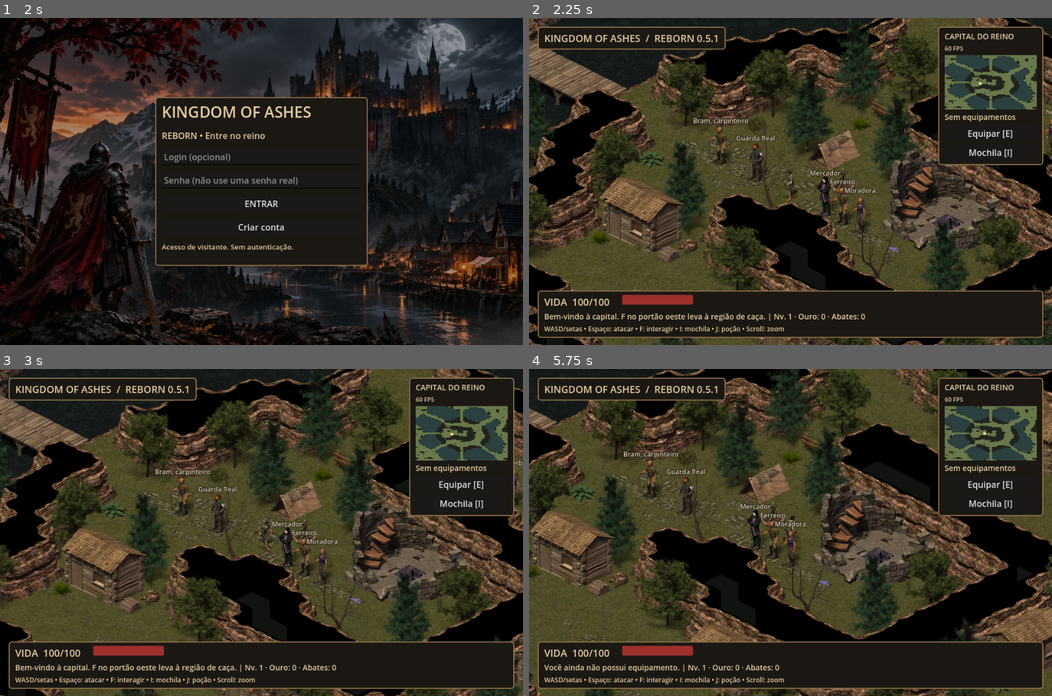
Above: before the commit, frames 1-4 (two rows, left to right).
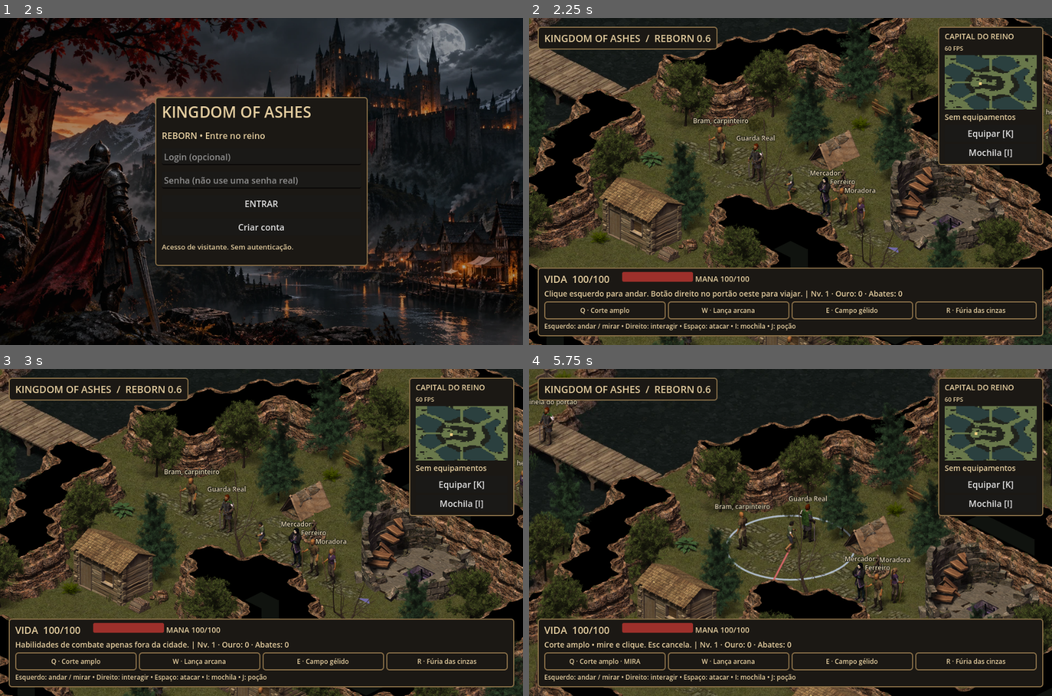
Above: after the commit, the same moments.

Repository: lucas-comex/kingdom-of-ashes
Game: Godot game, scene res://world/world.tscn
The game is run twice, just before and just after one commit, with the same random seed, the same clock (stepped at 60 frames per second) and the same inputs.
Inputs (mouse positions are in pixels of both pictures, inside the frame that each line leads up to):
- Up to frame 1 (2 s): click "Mochila [I]" at 0.5 s; click "Equipar [E]" (after the commit: "Equipar [K]") at 1.25 s
- Up to frame 2 (2.25 s): click "ENTRAR" at 2 s
- Up to frame 3 (3 s): tap Enter at 2.75 s; move the mouse to (376, 516) at 2.77 s; hold D from 2.78 s (still down); tap Q at 2.85 s; click (376, 516) at 2.92 s
- Up to frame 4 (5.75 s): tap Space at 3.02, 3.77, 5.27 s; tap E at 3.05, 3.6 s; move the mouse to (685, 548) at 3.52 s; release D at 3.53 s; hold S 3.53-4.28 s; click (685, 548) at 3.67 s; tap R at 3.8, 4.35 s; move the mouse to (842, 460) at 4.27 s; hold D 4.28-5.03 s; click (842, 460) at 4.42 s; tap K at 4.55, 5.1 s; move the mouse to (764, 597) at 5.02 s; hold W from 5.03 s (still down); click (764, 597) at 5.17 s; tap Q at 5.3 s

Frame 1 is identical in both runs. In frame 2, 10% of the frame differs, in the area x 0-99%, y 0-98%; in frame 3, 37%; in frame 4, 58%, in the area x 0-100%, y 0-100%.

Commit message:
Godot Reborn 0.6: mouse route controls, QWER aimed abilities, right-click interactions, passive shields and animated residents

Diff:
--- a/characters/actor.gd
+++ b/characters/actor.gd
@@ -85,7 +85,7 @@
 			return
 		var row: Array = frames[npc_name][7]
 		for candidate in frames[npc_name]:
-			if int(candidate[0]) == 0 and int(candidate[1]) == 7:
+			if int(candidate[0]) == (frame if state=="run" else 0) and int(candidate[1]) == direction:
 				row = candidate
 				break
 		var sz: Vector2 = Vector2(row[4],row[5]) * 0.44
--- a/interface/hud.gd
+++ b/interface/hud.gd
@@ -16,6 +16,8 @@
 var quest_panel: PanelContainer
 var quest_text: Label
 var status_cache: String = ""
+var skill_labels: Array[Label] = []
+var mana_label: Label
 
 func panel_style() -> StyleBoxFlat:
 	var s := StyleBoxFlat.new()
@@ -46,7 +48,7 @@
 	root.add_child(top)
 	top.position=Vector2(16,16)
 	top.add_theme_stylebox_override("panel",panel_style())
-	var title:=make_label("KINGDOM OF ASHES  /  REBORN 0.5.1",18)
+	var title:=make_label("KINGDOM OF ASHES  /  REBORN 0.6",18)
 	top.add_child(title)
 	var side:=PanelContainer.new()
 	root.add_child(side)
@@ -76,7 +78,7 @@
 	details=make_label("Equipamento",14)
 	col.add_child(details)
 	var e:=Button.new()
-	e.text="Equipar [E]"
+	e.text="Equipar [K]"
 	e.pressed.connect(world.toggle_equipment)
 	col.add_child(e)
 	var g:=Button.new()
@@ -88,7 +90,7 @@
 	bottom.set_anchors_and_offsets_preset(Control.PRESET_BOTTOM_WIDE)
 	bottom.offset_left=16
 	bottom.offset_right=-16
-	bottom.offset_top=-100
+	bottom.offset_top=-142
 	bottom.offset_bottom=-16
 	bottom.add_theme_stylebox_override("panel",panel_style())
 	var box:=VBoxContainer.new()
@@ -106,6 +108,8 @@
 	fill.set_corner_radius_all(3)
 	life.add_theme_stylebox_override("fill",fill)
 	line.add_child(life)
+	mana_label=make_label("MANA 100/100",14)
+	line.add_child(mana_label)
 	var spacer:=Control.new()
 	spacer.size_flags_horizontal=Control.SIZE_EXPAND_FILL
 	line.add_child(spacer)
@@ -114,7 +118,19 @@
 	status.custom_minimum_size=Vector2(220,20)
 	status.size_flags_horizontal=Control.SIZE_EXPAND_FILL
 	box.add_child(status)
-	var help:=make_label("WASD/setas • Espaço: atacar • F: interagir • I: mochila • J: poção • Scroll: zoom",12)
+	var skills:=HBoxContainer.new()
+	box.add_child(skills)
+	for n in range(4):
+		var skill:=PanelContainer.new()
+		skill.size_flags_horizontal=Control.SIZE_EXPAND_FILL
+		skill.add_theme_stylebox_override("panel",panel_style())
+		skill.mouse_filter=Control.MOUSE_FILTER_IGNORE
+		skills.add_child(skill)
+		var caption:=make_label("",12)
+		caption.horizontal_alignment=HORIZONTAL_ALIGNMENT_CENTER
+		skill.add_child(caption)
+		skill_labels.append(caption)
+	var help:=make_label("Esquerdo: andar / mirar • Direito: interagir • Espaço: atacar • I: mochila • J: poção",12)
 	box.add_child(help)
 	bag=PanelContainer.new()
 	root.add_child(bag)
@@ -215,6 +231,10 @@
 	if not is_instance_valid(life):
 		return
 	life.value=world.hero.hp
+	mana_label.text="MANA %d/100" % int(world.mana)
+	for n in range(skill_labels.size()):
+		var cd: float = world.cooldowns[n]
+		skill_labels[n].text="%s · %s%s" % [["Q","W","E","R"][n],world.SKILL_NAMES[n],(" · %.1fs" % cd) if cd>0.0 else (" · MIRA" if world.aim==n else "")]
 	if is_instance_valid(shop):
 		if world.pos.distance_to(world.merchant_cell())>2.5:
 			shop.hide()
--- a/project.godot
+++ b/project.godot
@@ -3,7 +3,7 @@
 
 [application]
 config/name="Kingdom of Ashes Reborn"
-config/version="0.5.1"
+config/version="0.6"
 run/main_scene="res://world/world.tscn"
 config/features=PackedStringArray("4.4", "GL Compatibility")
 
--- a/world/world.gd
+++ b/world/world.gd
@@ -23,6 +23,21 @@
 var hud_clock: float = 0.0
 var cull_clock: float = 0.0
 var has_gear: bool = false
+var mouse_walk: bool = false
+var repath_clock: float = 0.0
+var aim: int = -1
+var mana: float = 100.0
+var cooldowns: Array[float] = [0.0,0.0,0.0,0.0]
+const SKILL_NAMES = ["Corte amplo","Lança arcana","Campo gélido","Fúria das cinzas"]
+const SKILL_RANGE = [2.6,6.0,5.0,5.0]
+const SKILL_COST = [8.0,14.0,20.0,35.0]
+const SKILL_CD = [3.0,5.0,8.0,18.0]
+var effect_time: float = 0.0
+var effect_from := Vector2.ZERO
+var effect_to := Vector2.ZERO
+var effect_kind: int = 0
+var slow_time: float = 0.0
+var npc_clock: float = 0.0
 var enemy_pos := Vector2(HUNT)
 var route: Array[Vector2i] = []
 var enemy_route: Array[Vector2i] = []
@@ -164,7 +179,9 @@
 		person.actor_label = info[1]
 		person.position = iso(Vector2(info[2]))
 		ordered.add_child(person)
-		residents.append({"actor":person,"name":info[1],"cell":Vector2(info[2])})
+		var anchor: Vector2 = Vector2(info[2])
+		var npc_route: Array[Vector2i] = []
+		residents.append({"actor":person,"name":info[1],"cell":anchor,"anchor":anchor,"route":npc_route,"wait":randf_range(1.0,4.0),"fixed":str(info[1]) in ["Mercador","Ferreiro","Sentinela do portão"]})
 
 	pos = Vector2(CAPITAL_START if area=="capital" else START)
 	step_from=pos
@@ -174,7 +191,13 @@
 	hero.position=iso(pos)
 	enemy.visible=area=="outpost"
 	target=false
+	route.clear()
+	mouse_walk=false
+	aim=-1
+	effect_time=0.0
+	slow_time=0.0
 	enemy_route.clear()
+	queue_redraw()
 	attack_requested=false
 	attack_time=0.0
 	if area=="outpost":
@@ -185,7 +208,7 @@
 	if cam.is_inside_tree():
 		cam.reset_smoothing()
 	cull_objects()
-	message="Bem-vindo à capital. F no portão oeste leva à região de caça." if area=="capital" else "F junto ao posto de viagem retorna à capital."
+	message="Clique esquerdo para andar. Botão direito no portão oeste para viajar." if area=="capital" else "Botão direito no posto de viagem para voltar."
 
 func cull_objects() -> void:
 	var center: Vector2 = hero.position
@@ -263,8 +286,183 @@
 	return out
 
 func walk_to(p: Vector2i) -> void:
-	destination = nearest(p)
-	route = path(cell(pos),destination)
+	var origin: Vector2i = cell(step_to) if step_elapsed<step_duration else cell(pos)
+	var requested: Vector2i = p.clamp(Vector2i.ZERO,Vector2i(63,63))
+	if requested==destination and not route.is_empty():
+		return
+	destination=requested
+	route.clear()
+	if requested==origin:
+		return
+	if valid(requested):
+		route=path(origin,requested)
+		if not route.is_empty():
+			return
+	# Clicks on buildings find an accessible nearby tile rather than crossing walls.
+	for radius in range(1,5):
+		for dy in range(-radius,radius+1):
+			for dx in range(-radius,radius+1):
+				if maxi(absi(dx),absi(dy))!=radius:
+					continue
+				var candidate := requested+Vector2i(dx,dy)
+				if not valid(candidate):
+					continue
+				if candidate==origin:
+					return
+				var candidate_route := path(origin,candidate)
+				if not candidate_route.is_empty():
+					route=candidate_route
+					return
+
+func move_route(dt: float) -> bool:
+	var remaining: float = dt
+	var moved: bool = false
+	while remaining>0.00001:
+		if step_elapsed>=step_duration:
+			if route.is_empty():
+				break
+			var from := cell(pos)
+			var next: Vector2i = route.pop_front()
+			if next==from:
+				continue
+			if not can_step(from,next):
+				route.clear()
+				break
+			step_from=Vector2(from)
+			step_to=Vector2(next)
+			step_duration=WALK_SECONDS*Vector2(next-from).length()
+			step_elapsed=0.0
+			hero.face(iso(step_to)-iso(step_from))
+		var part: float = minf(remaining,step_duration-step_elapsed)
+		step_elapsed=minf(step_duration,step_elapsed+part)
+		remaining-=part
+		pos=step_from.lerp(step_to,step_elapsed/step_duration)
+		moved=true
+	return moved
+
+func stop_route() -> void:
+	mouse_walk=false
+	route.clear()
+
+func tick_residents(dt: float) -> void:
+	for resident in residents:
+		var actor: Actor = resident["actor"]
+		var at: Vector2 = resident["cell"]
+		actor.visible=at.distance_to(pos)<15.0
+		if resident["fixed"] or not actor.visible:
+			continue
+		var steps: Array[Vector2i] = resident["route"]
+		if steps.is_empty():
+			resident["wait"]=float(resident["wait"])-dt
+			if resident["wait"]<=0.0:
+				resident["wait"]=randf_range(2.0,5.0)
+				var anchor: Vector2 = resident["anchor"]
+				var to := cell(anchor)+Vector2i(randi_range(-3,3),randi_range(-3,3))
+				if valid(to) and to.distance_to(cell(pos))>1.0:
+					steps=path(cell(at),to)
+					resident["route"]=steps
+		var next := advance(at,steps,dt,1.15)
+		var moving: bool = next.distance_to(at)>.0001
+		if moving:
+			actor.face(iso(next)-iso(at))
+			resident["cell"]=next
+			actor.position=iso(next)
+		actor.animate("run" if moving else "stance",dt)
+
+func begin_aim(index: int) -> void:
+	if not playing:
+		return
+	stop_route()
+	if aim==index:
+		aim=-1
+	elif cooldowns[index]>0.0:
+		message="Habilidade em recarga."
+	elif mana<SKILL_COST[index]:
+		message="Mana insuficiente."
+	else:
+		aim=index
+		message=SKILL_NAMES[index]+" • mire e clique. Esc cancela."
+	queue_redraw()
+
+func clear_line(from: Vector2, to: Vector2) -> bool:
+	var samples: int = maxi(1,ceili(from.distance_to(to)*5.0))
+	for n in range(1,samples+1):
+		if not valid(cell(from.lerp(to,float(n)/samples))):
+			return false
+	return true
+
+func cast_at(point: Vector2) -> bool:
+	if aim<0:
+		return false
+	var index: int = aim
+	var d: Vector2 = point-pos
+	if area!="outpost":
+		message="Habilidades de combate apenas fora da cidade."
+		aim=-1
+		queue_redraw()
+		return false
+	if d.length()>SKILL_RANGE[index] or not clear_line(pos,point):
+		message="Alvo fora de alcance ou atrás de obstáculo."
+		return false
+	if cooldowns[index]>0.0 or mana<SKILL_COST[index]:
+		aim=-1
+		return false
+	var hit: bool = false
+	if enemy.hp>0 and clear_line(pos,enemy_pos):
+		match index:
+			0:
+				hit=enemy_pos.distance_to(pos)<=2.6 and d.normalized().dot((enemy_pos-pos).normalized())>=.45
+			1:
+				var segment: Vector2 = Geometry2D.get_closest_point_to_segment(enemy_pos,pos,point)
+				hit=segment.distance_to(enemy_pos)<=.70
+			2:
+				hit=enemy_pos.distance_to(point)<=1.8
+			3:
+				hit=enemy_pos.distance_to(point)<=2.5
+	mana-=SKILL_COST[index]
+	cooldowns[index]=SKILL_CD[index]
+	hero.face(iso(point)-iso(pos))
+	attack_time=.40
+	effect_kind=index
+	effect_from=iso(pos)
+	effect_to=iso(point)
+	effect_time=.4
+	aim=-1
+	message=SKILL_NAMES[index]+(" acertou!" if hit else " • errou o alvo.")
+	if hit:
+		if index==2:
+			slow_time=3.0
+		damage_enemy([22,30,20,55][index])
+	queue_redraw()
+	return true
+
+func _draw() -> void:
+	if not playing:
+		return
+	if not route.is_empty():
+		draw_arc(iso(Vector2(route.back())),11.0,0.0,TAU,24,Color("#d8c88d"),2.0,true)
+	if aim>=0:
+		var at := iso(pos)
+		var reach: float = SKILL_RANGE[aim]
+		var ellipse := PackedVector2Array()
+		for n in range(65):
+			var angle: float = TAU*n/64.0
+			ellipse.append(iso(pos+Vector2(cos(angle),sin(angle))*reach))
+		draw_polyline(ellipse,Color(0.77,0.83,0.93,.8),2.0,true)
+		var mouse := get_global_mouse_position()
+		var allowed: bool = uniso(mouse).distance_to(pos)<=reach
+		var tint := Color("#a4c5ee") if allowed else Color("#ce6666")
+		draw_line(at,mouse,tint,2.0,true)
+		var radius: float = 18.0 if aim<2 else (46.0 if aim==2 else 65.0)
+		draw_arc(mouse,radius,0.0,TAU,48,tint,2.0,true)
+	if effect_time>0.0:
+		var tint: Color = [Color("#e4c08a"),Color("#94cfff"),Color("#a8e3ec"),Color("#e67843")][effect_kind]
+		if effect_kind<2:
+			draw_line(effect_from,effect_to,tint,5.0,true)
+		else:
+			draw_arc(effect_to,46.0 if effect_kind==2 else 65.0,0.0,TAU,48,tint,4.0,true)
+	if target and enemy.hp>0 and area=="outpost":
+		draw_arc(iso(enemy_pos),19.0,0.0,TAU,36,Color("#dba85b"),2.0,true)
 
 func advance(p: Vector2, steps: Array[Vector2i], dt: float, speed: float) -> Vector2:
 	if steps.is_empty():
@@ -397,24 +595,68 @@
 func _unhandled_input(event: InputEvent) -> void:
 	if not playing or not is_instance_valid(hero):
 		return
-	if event is InputEventMouseButton and event.pressed:
+	if event is InputEventMouseButton:
+		if not event.pressed:
+			if event.button_index==MOUSE_BUTTON_LEFT:
+				mouse_walk=false
+			return
+		var click: Vector2 = get_global_mouse_position()
 		match event.button_index:
 			MOUSE_BUTTON_WHEEL_UP:
 				cam.zoom = Vector2.ONE * minf(1.7,cam.zoom.x+.1)
 			MOUSE_BUTTON_WHEEL_DOWN:
 				cam.zoom = Vector2.ONE * maxf(.8,cam.zoom.x-.1)
 			MOUSE_BUTTON_LEFT:
-				var click: Vector2 = get_global_mouse_position()
-				if area=="outpost" and click.distance_to(enemy.position-Vector2(0,24)) < 36:
-					if enemy.hp > 0:
-						target = true
-						message = "Alvo selecionado."
+				var enemy_clicked: bool = area=="outpost" and click.distance_to(enemy.position-Vector2(0,24))<36.0
+				if aim>=0:
+					cast_at(enemy_pos if enemy_clicked and enemy.hp>0 else uniso(click))
+				elif enemy_clicked:
+					stop_route()
+					target=enemy.hp>0
+					message="Alvo selecionado. Espaço ou QWER para atacar." if target else "Botão direito para saquear."
+				else:
+					target=false
+					mouse_walk=true
+					repath_clock=.14
+					walk_to(cell(uniso(click)))
+				queue_redraw()
+			MOUSE_BUTTON_RIGHT:
+				if aim>=0:
+					aim=-1
+					queue_redraw()
+					return
+				stop_route()
+				var clicked_cell := uniso(click)
+				if area=="outpost" and enemy.hp<=0 and click.distance_to(enemy.position-Vector2(0,12))<40.0:
+					collect_loot()
+				elif clicked_cell.distance_to(Vector2(CAPITAL_GATE if area=="capital" else OUTPOST_GATE))<=2.0:
+					if pos.distance_to(Vector2(CAPITAL_GATE if area=="capital" else OUTPOST_GATE))<=2.0:
+						load_area("outpost" if area=="capital" else "capital")
 					else:
-						collect_loot()
+						message="Aproxime-se do portão."
 				else:
-					target = false
+					var clicked: bool = false
+					for resident in residents:
+						var actor: Actor = resident["actor"]
+						if click.distance_to(actor.position-Vector2(0,25))<33.0:
+							clicked=true
+							if pos.distance_to(resident["cell"])<=2.5:
+								interact()
+							else:
+								message="Aproxime-se do morador."
+							break
+					if not clicked:
+						message="Botão direito: interaja com portões, NPCs e corpos."
 	if event is InputEventKey and event.pressed and not event.echo:
 		match event.physical_keycode:
+			KEY_Q: begin_aim(0)
+			KEY_W: begin_aim(1)
+			KEY_E: begin_aim(2)
+			KEY_R: begin_aim(3)
+			KEY_ESCAPE:
+				aim=-1
+				stop_route()
+				queue_redraw()
 			KEY_SPACE:
 				attack_requested = true
 			KEY_F:
@@ -423,7 +665,7 @@
 				use_potion()
 			KEY_I:
 				hud.toggle_bag()
-			KEY_E:
+			KEY_K:
 				toggle_equipment()
 			KEY_G:
 				toggle_gender()
@@ -434,7 +676,7 @@
 		return
 	gold-=60
 	has_gear=true
-	message="Conjunto adquirido. E para equipar."
+	message="Conjunto adquirido. K para equipar."
 	hud.update_view()
 
 func toggle_equipment() -> void:
@@ -449,9 +691,12 @@
 	hero.gender = "female" if hero.gender == "male" else "male"
 	hero.queue_redraw()
 
-func damage_enemy() -> void:
-	var damage: int = 20 if hero.equipment else 10
+func damage_enemy(amount: int = -1) -> void:
+	if enemy.hp<=0:
+		return
+	var damage: int = amount if amount>=0 else (20 if hero.equipment else 10)
 	enemy.hp = maxi(0,enemy.hp-damage)
+	enemy.queue_redraw()
 	message = "Golpe certeiro · %d de dano" % damage
 	if enemy.hp == 0:
 		kills += 1
@@ -472,11 +717,29 @@
 		return
 	attack_time = maxf(0,attack_time-dt)
 	enemy_attack = maxf(0,enemy_attack-dt)
-	var screen := read_movement()
-	var moving := move_input(screen,dt)
+	mana=minf(100.0,mana+dt*2.0)
+	for n in range(4):
+		cooldowns[n]=maxf(0.0,cooldowns[n]-dt)
+	slow_time=maxf(0.0,slow_time-dt)
+	if effect_time>0.0:
+		effect_time=maxf(0.0,effect_time-dt)
+		queue_redraw()
+	if mouse_walk and not Input.is_mouse_button_pressed(MOUSE_BUTTON_LEFT):
+		mouse_walk=false
+	repath_clock-=dt
+	if mouse_walk and aim<0 and repath_clock<=0.0:
+		repath_clock=.14
+		walk_to(cell(uniso(get_global_mouse_position())))
+	var moving := move_route(dt)
+	if moving or aim>=0 or target:
+		queue_redraw()
+	npc_clock+=dt
+	if npc_clock>=.10:
+		tick_residents(npc_clock)
+		npc_clock=0.0
 	if attack_requested:
 		attack_requested = false
-		if area=="outpost" and enemy.hp > 0 and pos.distance_to(enemy_pos)<=1.5 and attack_time<=0:
+		if target and area=="outpost" and enemy.hp > 0 and pos.distance_to(enemy_pos)<=1.5 and attack_time<=0 and clear_line(pos,enemy_pos):
 			target = true
 			hero.face(iso(enemy_pos)-iso(pos))
 			attack_time=0.52
@@ -498,13 +761,13 @@
 			if think<=0:
 				think=.35
 				enemy_route=path(cell(enemy_pos),cell(pos))
-			enemy_pos=advance(enemy_pos,enemy_route,dt,1.65)
+			enemy_pos=advance(enemy_pos,enemy_route,dt,0.85 if slow_time>0.0 else 1.65)
 		elif distance<=1.4:
 			enemy_route.clear()
 			enemy.face(iso(pos)-iso(enemy_pos))
 			if enemy_attack<=0:
 				enemy_attack=.9
-				hero.hp=maxi(0,hero.hp-8)
+				hero.hp=maxi(0,hero.hp-(5 if hero.equipment else 8))
 		else:
 			enemy_route.clear()
 		if enemy_pos.distance_to(old)>0.001:
@@ -515,6 +778,7 @@
 		respawn-=dt
 		if respawn<=0:
 			enemy.hp=enemy.max_hp
+			enemy.queue_redraw()
 			loot_gold=0
 			enemy_pos=Vector2(HUNT)
 			enemy.state="stance"
@@ -623,7 +887,24 @@
 	assert(not hero.equipment)
 	toggle_gender()
 	assert(hero.gender=="female")
-	print("REBORN SMOKE PASS: authored map, routing, sprites, equipment and combat")
+	load_area("capital")
+	walk_to(CAPITAL_GATE)
+	assert(not route.is_empty())
+	for n in range(1000):
+		if not move_route(.05):
+			break
+	assert(pos.distance_to(Vector2(CAPITAL_GATE))<.01)
+	assert(not move_route(.1))
+	load_area("outpost")
+	enemy.hp=60
+	enemy_pos=Vector2(HUNT)
+	pos=Vector2(HUNT)-Vector2(1,0)
+	mana=100
+	aim=0
+	assert(cast_at(enemy_pos))
+	assert(enemy.hp==38 and mana==92 and cooldowns[0]>0.0)
+	assert(not cast_at(enemy_pos))
+	print("REBORN SMOKE PASS: mouse routes, aimed skills, equipment and combat")
 	get_tree().quit()
 
 func capture() -> void:
